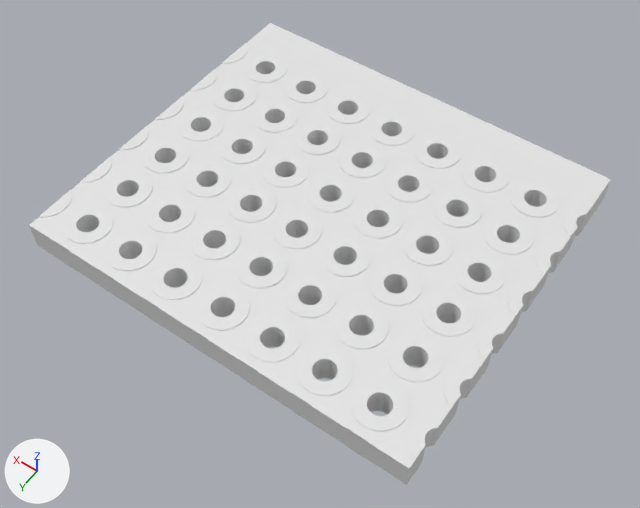
Two versions of the Blender file LightsPCB/LightsPCB.blend, one commit apart.
Camera for both pictures: a camera (50 mm lens) standing at (-0.0154, 0.021, 0.0312) and looking at (-0.0007, 0.0003, -0.0012). Lighting does not change. The marker at lower left points along +X, +Y and +Z.

Names of what the first picture shows: 'PrototypePCB'.
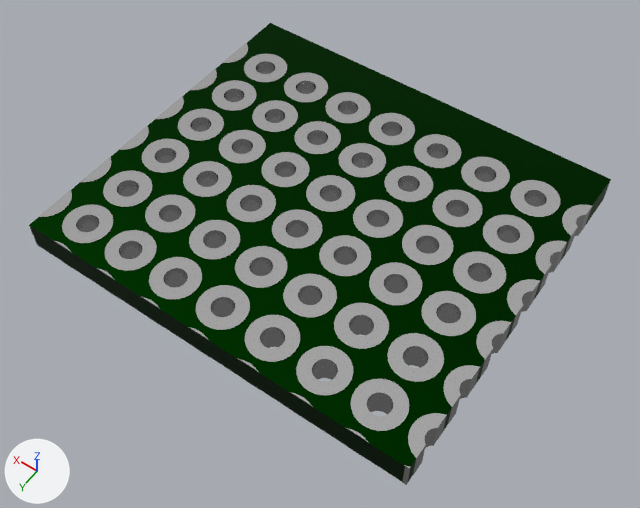
Where the newer file only moved an object's origin or applied its transform, the numbers keep the older frame.

Location of each change, (x1, y1, x2, y2) in pixels of the pictures (640 x 508 px):
'PrototypePCB', recoloured, surface changed
    both: (29, 23, 611, 485)
part 1 of me_prototypepcb, deleted
    before: (406, 445, 426, 485)
part 2 of me_prototypepcb, deleted
    before: (434, 395, 461, 444)
part 3 of me_prototypepcb, deleted
    before: (498, 306, 523, 352)
part 4 of me_prototypepcb, recoloured (white to grey)
    both: (38, 43, 588, 458)

The edits, one by one:
Material 'PCB' (mat_pcb) changes colour from white #e7e7e7 to dark green #003000; in linear values from (0.8, 0.8, 0.8) to (0.0, 0.03, 0.0).
In material 'PCB' (mat_pcb), metallic goes from 0.0 to 1.0.
Material 'PlatedThroughHole' (mat_platedthroughhole) is new.
Its base color is (0.748, 0.748, 0.748) (light grey #e0e0e0).
Its metallic is 1.0.
Its roughness is 0.12.
Its specular ior level is 0.0.
me_prototypepcb is used by ob_prototypepcb; location (0.0, 0.0, 0.0); scale (1.0, 1.0, 0.695).
me_prototypepcb had 7548 vertices, 14044 faces and spanned x -0.01..0.01, y -0.0099..0.0078, z -0.0011..0.0011.
me_prototypepcb now has 7540 vertices, 15245 faces and spans x -0.01..0.01, y -0.0099..0.0078, z -0.0011..0.0011.
me_prototypepcb part 1: 3 vertices removed from x -0.01, y 0.0073, z 0.001.
me_prototypepcb part 2: 3 vertices removed from x -0.01, y 0.0047, z 0.001.
me_prototypepcb part 3: 2 vertices removed from x -0.01, y -0.0005, z -0.001.
me_prototypepcb part 4: 11153 faces spanning x -0.01..0.01, y -0.0079..0.0078, z -0.0011..0.0011 switch from mat_pcb (white #e7e7e7) to mat_platedthroughhole (light grey #e0e0e0).
